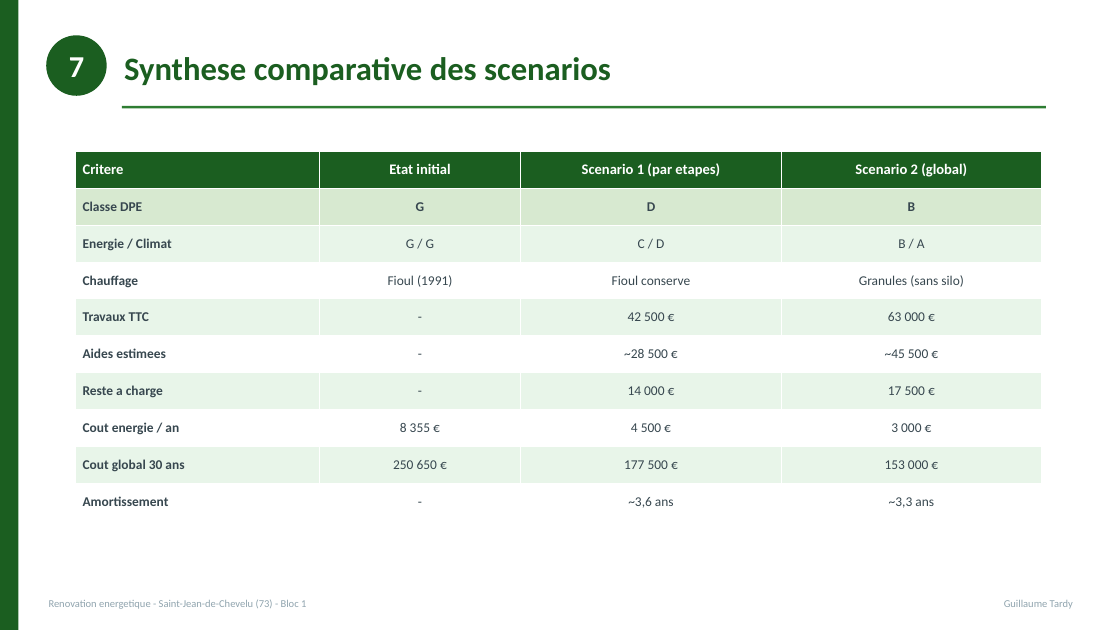
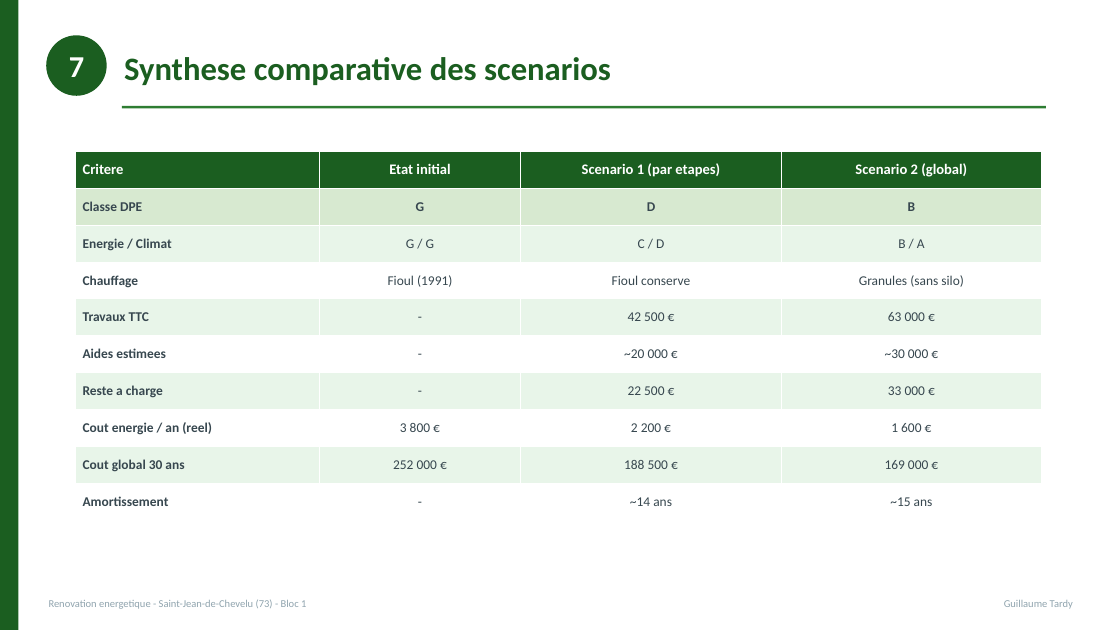
Before and after one commit to guigzT42/licence, a slide deck: slide 21 of Soutenance_Renovation_Saint-Jean-de-Chevelu.pptx. Drawn at 1120x630 pixels with LibreOffice and Linux fonts; fonts in the diff are those of the drawing. Boxes give left, top, right and bottom in pixels: in the first picture for what was removed or moved away, otherwise in the second. Text is boxed around its words. In the diff, an @@ line names an element or a change of style, - is before the commit and + after.

```diff
--- a/Soutenance_Renovation_Saint-Jean-de-Chevelu.pptx
+++ b/Soutenance_Renovation_Saint-Jean-de-Chevelu.pptx
@@ table at [76,151,1042,521] @@
-row 6, column 3: ~28 500 €
+row 6, column 3: ~20 000 €
-row 6, column 4: ~45 500 €
+row 6, column 4: ~30 000 €
-row 7, column 3: 14 000 €
+row 7, column 3: 22 500 €
-row 7, column 4: 17 500 €
+row 7, column 4: 33 000 €
-row 8: Cout energie / an | 8 355 € | 4 500 € | 3 000 €
+row 8: Cout energie / an (reel) | 3 800 € | 2 200 € | 1 600 €
-row 9: Cout global 30 ans | 250 650 € | 177 500 € | 153 000 €
+row 9: Cout global 30 ans | 252 000 € | 188 500 € | 169 000 €
-row 10, column 3: ~3,6 ans
+row 10, column 3: ~14 ans
-row 10, column 4: ~3,3 ans
+row 10, column 4: ~15 ans
```
Also in this commit, not shown: 4 other slides changed, 1 other file.
